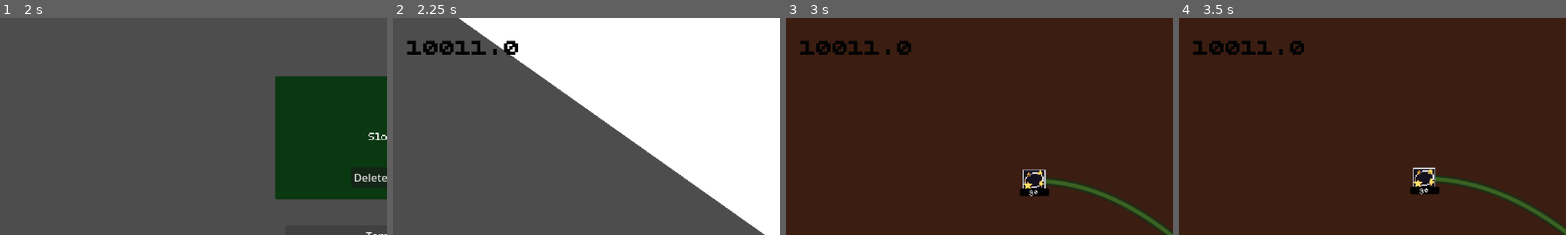
Above: before the commit, frames 1-4 (left to right).
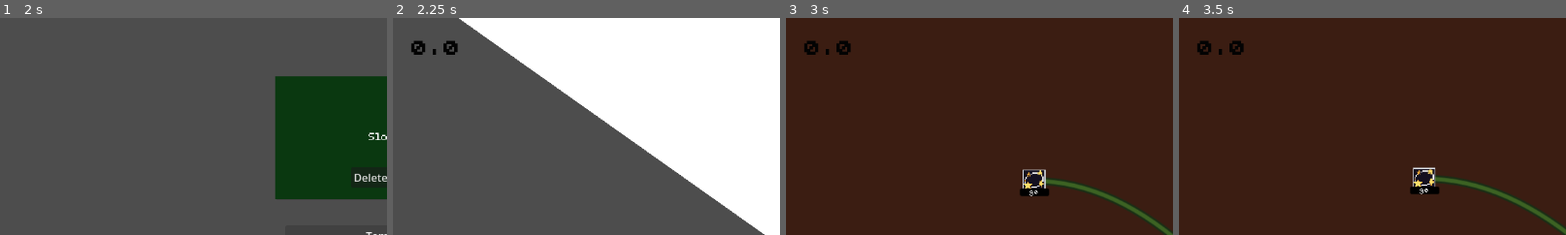
Above: after the commit, the same moments.

Repository: azizul987/Sawit-io
Game: Godot game, scene res://Scene/MainMenui.tscn
The game is run twice, just before and just after one commit, with the same random seed, the same clock (stepped at 60 frames per second) and the same inputs.
Inputs (mouse positions are % of the whole screen's width and height, from its top left):
- Up to frame 1 (2 s): click "Mulai" at 0.5 s; click "Tambah" at 1.25 s
- Up to frame 2 (2.25 s): click "Load" at 2 s
- Up to frame 3 (3 s): click (93, 12) at 2.75 s
- Up to frame 4 (3.5 s): no input
The pictures show only the part of the screen within x 0-50%, y 0-50%; the shares and areas given below are measured in that part.

Frame 1 is identical in both runs. In frame 2, 1.0% of the frame differs, in the area x 3-33%, y 10-17%; in frame 3, 0.9%; in frame 4, 0.9%.

Commit message:
add save and load in  area status

Diff:
--- a/Logic/skrip/SaveManager.gd
+++ b/Logic/skrip/SaveManager.gd
@@ -90,8 +90,58 @@
 	data["skills"] = skill_levels
 	data["isopens"]=skill_isopens
 	write_save_data(data)
-	print("Skill level saved")
-
+	#print("Skill level saved")
+
+func save_status_wilayah(daftar_wilayah: Array) -> void:
+	var save_data: Dictionary = read_save_data()
+	var status_wilayah: Dictionary = {}
+
+	for node_wilayah in daftar_wilayah:
+		if not is_instance_valid(node_wilayah):
+			continue
+
+		var data_wilayah: Wilayah = node_wilayah.get("data") as Wilayah
+
+		if data_wilayah == null:
+			continue
+
+		if data_wilayah.id_wilayah == &"":
+			push_warning(
+				"Wilayah %s tidak memiliki id_wilayah"
+				% node_wilayah.name
+			)
+			continue
+
+		status_wilayah[str(data_wilayah.id_wilayah)] = \
+			data_wilayah.terbuka_default
+
+	save_data["wilayah"] = status_wilayah
+	write_save_data(save_data)
+
+func load_status_wilayah(daftar_wilayah: Array) -> void:
+	var save_data: Dictionary = read_save_data()
+	var status_wilayah: Dictionary = save_data.get("wilayah", {})
+
+	for node_wilayah in daftar_wilayah:
+		if not is_instance_valid(node_wilayah):
+			continue
+
+		var data_wilayah: Wilayah = node_wilayah.get("data") as Wilayah
+
+		if data_wilayah == null:
+			continue
+
+		var id: String = str(data_wilayah.id_wilayah)
+
+		if not status_wilayah.has(id):
+			continue
+
+		data_wilayah.terbuka_default = bool(
+			status_wilayah[id]
+		)
+
+		if node_wilayah.has_method("perbarui_tampilan"):
+			node_wilayah.perbarui_tampilan()
 
 func load_skill_level(skill_database: skill_obj) -> void:
 	var data := read_save_data()
--- a/Logic/skrip/global/point.gd
+++ b/Logic/skrip/global/point.gd
@@ -1,7 +1,7 @@
 extends Node
 
 
-var point =10011
+var point =0
 var point_per_click:float=2.5
 var cd=1
 var skill_tree_camera:Vector3
--- a/Logic/skrip/map.gd
+++ b/Logic/skrip/map.gd
@@ -17,47 +17,13 @@
 	await get_tree().process_frame
 
 	ambil_semua_wilayah()
-	# perbarui_semua_border() # dimatikan sementara, gak dipakai
+	SaveManager.load_status_wilayah(daftar_wilayah)
 	buat_semua_button_wilayah()
 
 
 func ambil_semua_wilayah() -> void:
 	daftar_wilayah = get_tree().get_nodes_in_group("wilayah")
-	print("Jumlah wilayah: ", daftar_wilayah.size())
-
-
-func perbarui_semua_border() -> void:
-	for wilayah in daftar_wilayah:
-		perbarui_border_wilayah(wilayah)
-
-
-func perbarui_border_wilayah(wilayah: Node) -> void:
-	var polygon := wilayah.get_node_or_null("Polygon2D") as Polygon2D
-	var border := wilayah.get_node_or_null("Line2D") as Line2D
-	if polygon == null or border == null:
-		return
-	var titik := polygon.polygon
-	if titik.size() < 2:
-		return
-
-	border.top_level = true
-	border.clear_points()
-	border.position = Vector2.ZERO
-	border.rotation = 0.0
-	border.scale = Vector2.ONE
-
-	for p in titik:
-		border.add_point(polygon.global_transform * (p + polygon.offset))
-	border.add_point(polygon.global_transform * (titik[0] + polygon.offset))
-
-	border.default_color = warna_border
-	border.width = tebal_border
-	border.joint_mode = Line2D.LINE_JOINT_ROUND
-	border.begin_cap_mode = Line2D.LINE_CAP_ROUND
-	border.end_cap_mode = Line2D.LINE_CAP_ROUND
-	border.antialiased = true
-	border.z_index = polygon.z_index + 1
-
+	#print("Jumlah wilayah: ", daftar_wilayah.size())
 
 func buat_semua_button_wilayah() -> void:
 	for wilayah in daftar_wilayah:
@@ -149,5 +115,14 @@
 	return polygon.global_transform * center_local
 
 func _on_skill_button_pressedd(wilayah):
-	wilayah.data.terbuka_default=true
-	wilayah.perbarui_tampilan()
+	var data_wilayah: Wilayah = wilayah.get("data") as Wilayah
+
+	if data_wilayah == null:
+		return
+
+	data_wilayah.terbuka_default = true
+
+	if wilayah.has_method("perbarui_tampilan"):
+		wilayah.perbarui_tampilan()
+
+	SaveManager.save_status_wilayah(daftar_wilayah)
--- a/Scene/main_menui.gd
+++ b/Scene/main_menui.gd
@@ -47,7 +47,8 @@
 
 func _on_slot_load(slot_num: int):
 	SaveManager.set_slot(slot_num)
-	get_tree().change_scene_to_file("res://Scene/main.tscn")  # scene tujuan yang udah punya logic load sendiri
+	SaveManager.load_game()
+	get_tree().change_scene_to_file("res://Scene/main.tscn")
 
 func _on_slot_delete(slot_num: int):
 	SaveManager.delete_slot(slot_num)
--- a/Ui/label.gd
+++ b/Ui/label.gd
@@ -5,8 +5,7 @@
 
 
 func _ready() -> void:
-	if Debug.is_active():
-		SaveManager.load_game()
+	pass
 # Called every frame. 'delta' is the elapsed time since the previous frame.
 func _process(delta: float) -> void:
 	skor.text=str(Point.point)
@@ -50,4 +49,5 @@
 
 
 func _on_exit_pressed() -> void:
+	SaveManager.save_game()
 	get_tree().change_scene_to_file("res://Scene/MainMenui.tscn")
